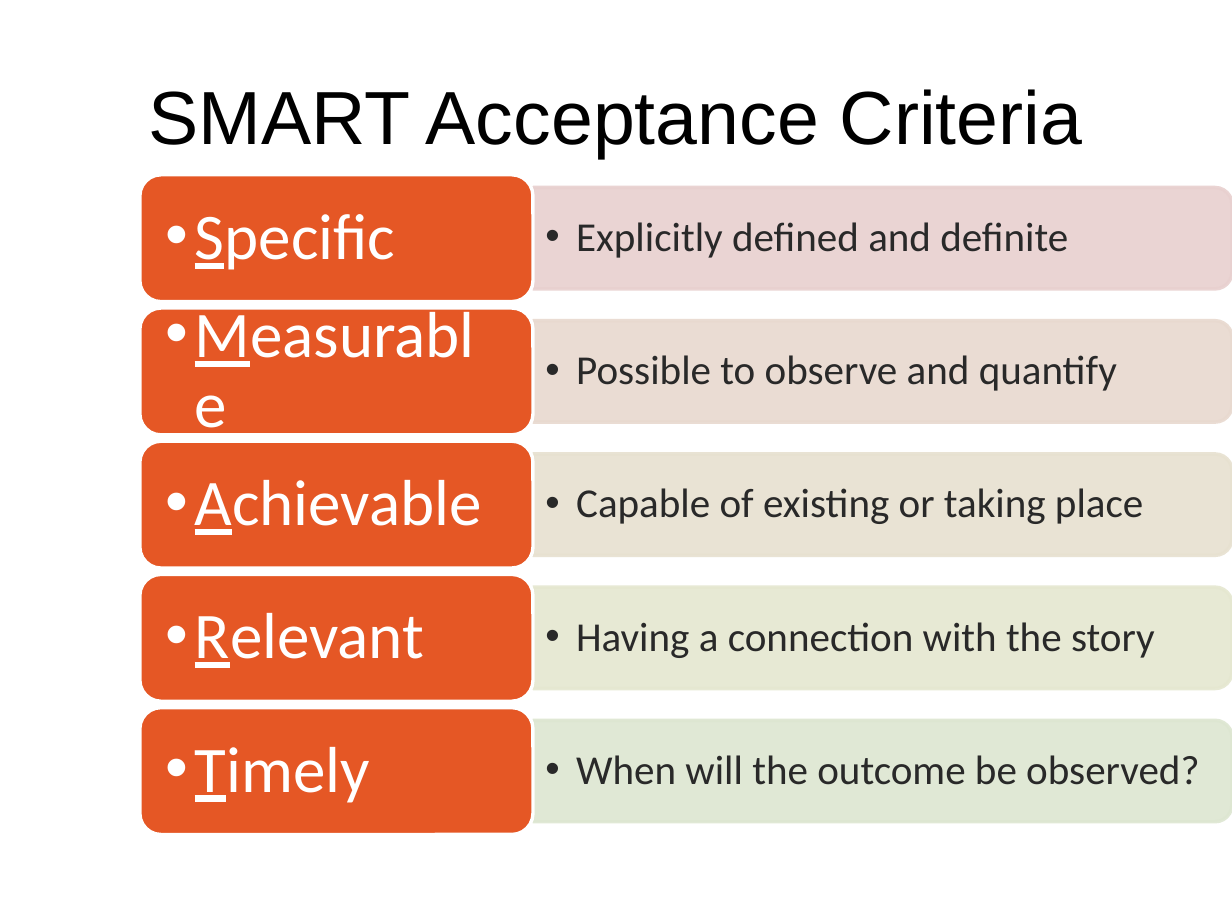
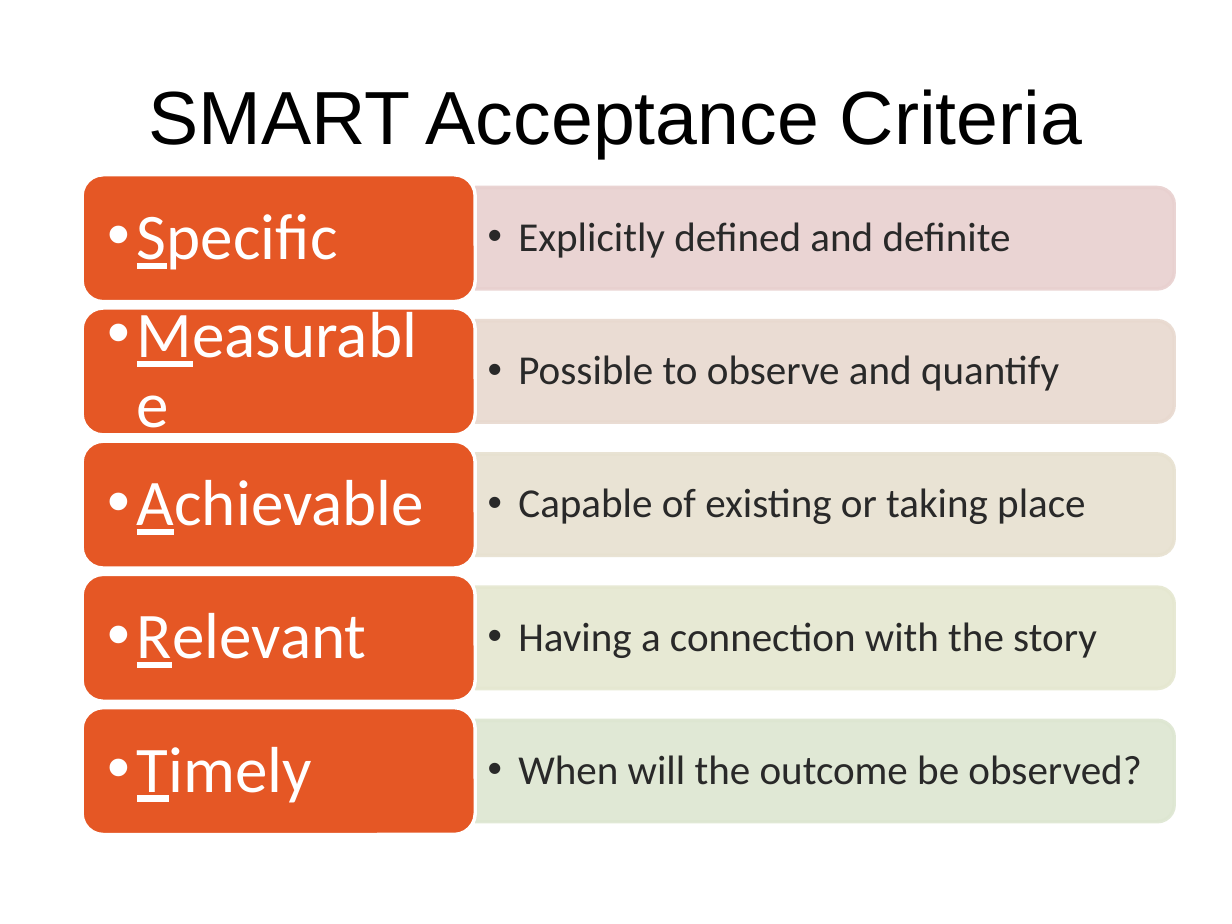
Before and after one commit to ThoughtWorksInc/TWTraining, a slide deck: slide 24 of Agile Business Analysis/06-Iteration Level Analysis.pptx. Drawn at 1232x924 pixels with LibreOffice and Linux fonts; fonts in the diff are those of the drawing; background and template pictures are left out. Boxes give left, top, right and bottom in pixels: in the first picture for what was removed or moved away, otherwise in the second. Text is boxed around its words. In the diff, an @@ line names an element or a change of style, - is before the commit and + after.

```diff
--- a/Agile Business Analysis/06-Iteration Level Analysis.pptx
+++ b/Agile Business Analysis/06-Iteration Level Analysis.pptx
@@ 5 texts, 5 rounded rectangles: place and size @@
-5 texts, 5 rounded rectangles at [140,175,1199,834]
+5 texts, 5 rounded rectangles at [83,175,1141,834]
@@ 5 texts, 5 round same rects: place and size @@
-5 texts, 5 round same rects at [147,188,1231,821]
+5 texts, 5 round same rects at [89,188,1173,821]
```
Also in this commit, not shown: 4 other slides changed, 9 other files.
